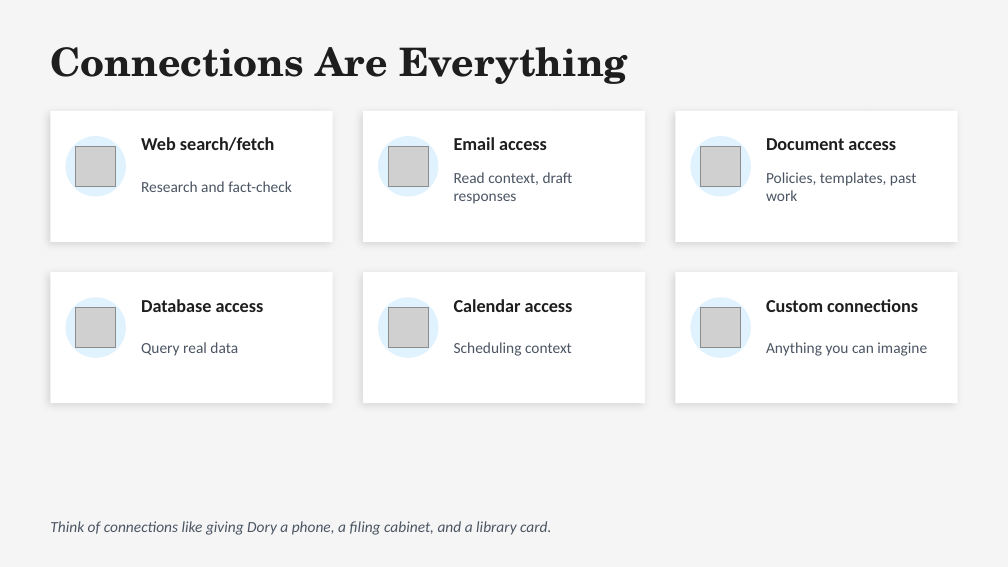
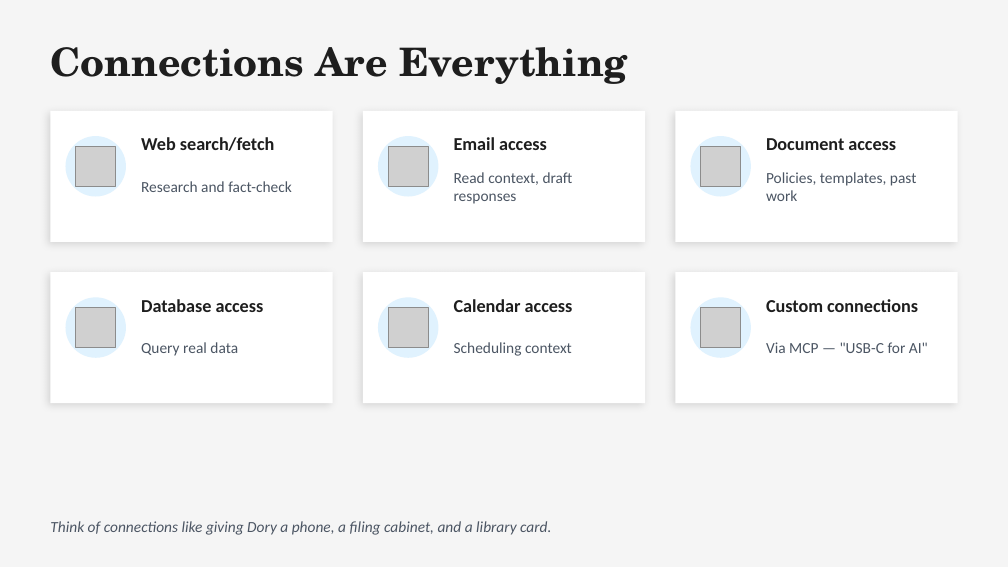
Before and after one commit to michaelengland/ai-best-practices, a slide deck: slide 29 of Getting-Agents-to-Give-Up-Their-Secrets.pptx (slide 36 before the commit). Drawn at 1008x567 pixels with LibreOffice and Linux fonts; fonts in the diff are those of the drawing; grey boxes stand for pictures. Boxes give left, top, right and bottom in pixels: in the first picture for what was removed or moved away, otherwise in the second. Text is boxed around its words. In the diff, an @@ line names an element or a change of style, - is before the commit and + after.

```diff
--- a/Getting-Agents-to-Give-Up-Their-Secrets.pptx
+++ b/Getting-Agents-to-Give-Up-Their-Secrets.pptx
@@ text at (766,342,928,353): text changed @@
-Anything you can imagine
+Via MCP — "USB-C for AI"
```
Also in this commit, not shown: 17 other slides changed, 4 slides added, 7 slides removed, 3 other files.
